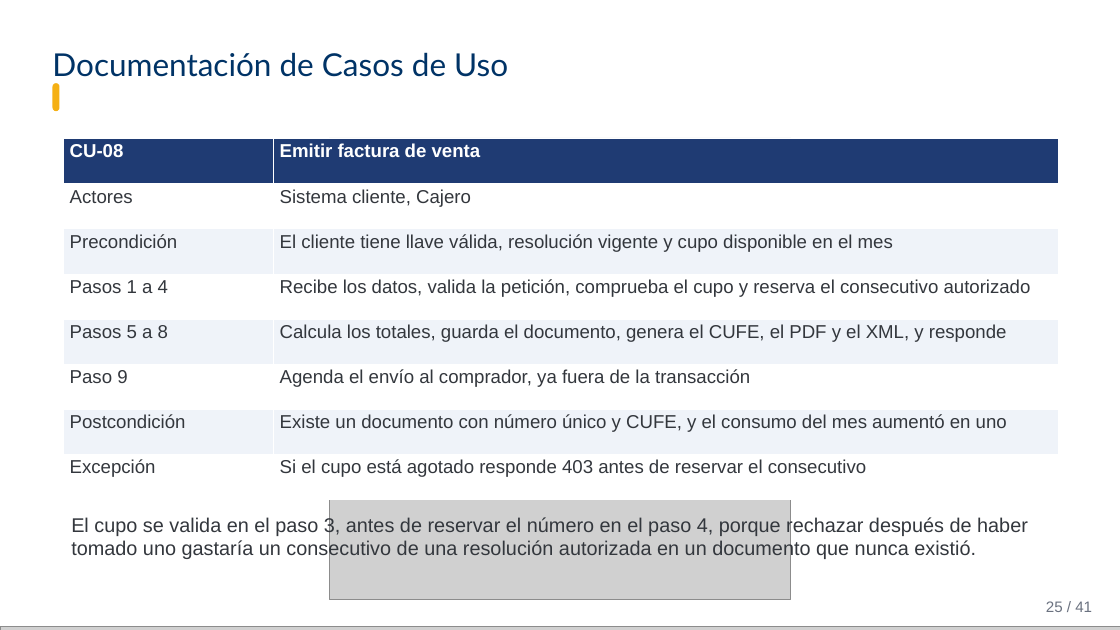
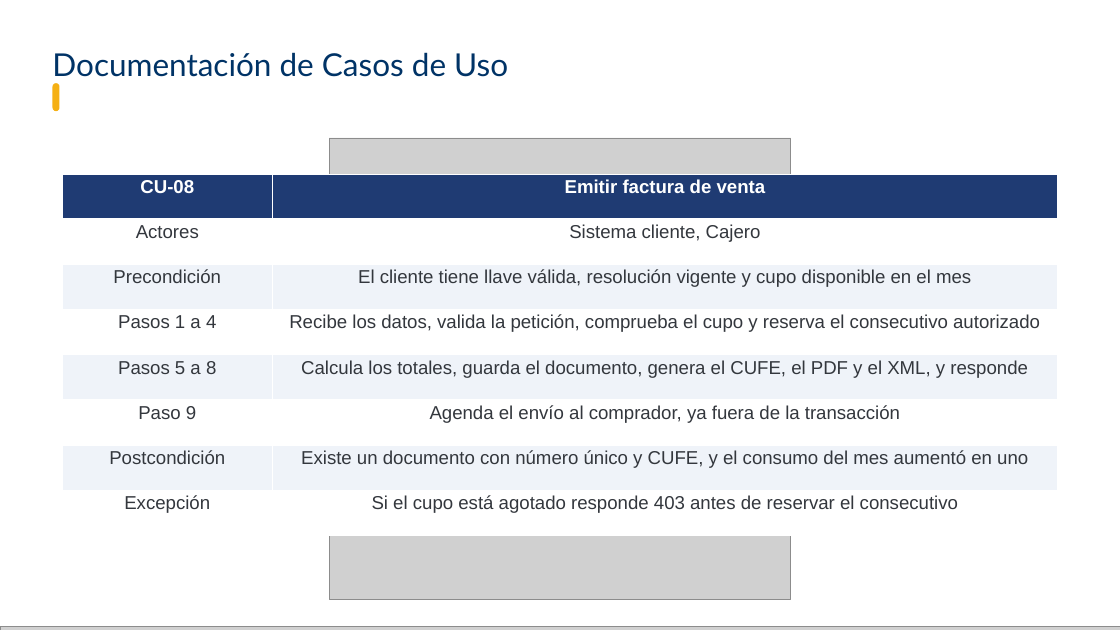
Before and after one commit to Brandonpyjv/Factugest, a slide deck: slide 27 of docs expo/carpeta exposicion/FactuGest - Sustentación.pptx (slide 25 before the commit). Drawn at 1120x630 pixels with LibreOffice and Linux fonts; fonts in the diff are those of the drawing; grey boxes stand for pictures; background and template pictures are left out. Boxes give left, top, right and bottom in pixels: in the first picture for what was removed or moved away, otherwise in the second. Text is boxed around its words. In the diff, an @@ line names an element or a change of style, - is before the commit and + after.

```diff
--- a/docs expo/carpeta exposicion/FactuGest - Sustentación.pptx
+++ b/docs expo/carpeta exposicion/FactuGest - Sustentación.pptx
@@ table at (62,174,1058,535) @@
@@ alignment left to centre @@
@@ table: place and size @@
-table at (63,139,1059,500)
+table at (62,174,1058,535)
@@ text removed at (71,516,1028,560) @@
-El cupo se valida en el paso 3, antes de reservar el número en el paso 4, porque rechazar después de haber tomado uno gastaría un consecutivo de una resolución autorizada en un documento que nunca existió.
@@ text removed at (1046,601,1092,612) @@
-25 / 41
```
Also in this commit, not shown: 35 other slides changed, 2 slides added, 5 slides removed, 10 other files.
